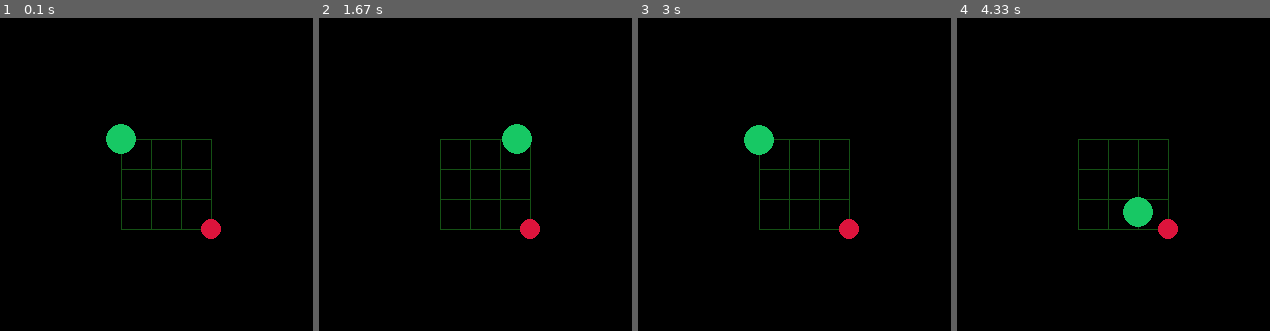
Above: before the commit, frames 1-4 (left to right).
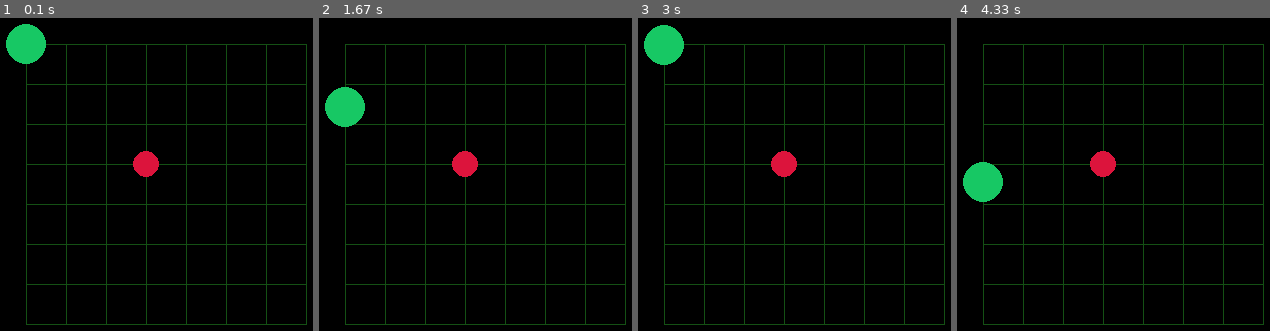
Above: after the commit, the same moments.

Repository: haruomaki/pyrein
Game: pygame game, started from snake_game/play.py
Two runs of this game, one before a commit and one after it. Both use one fixed random seed, a clock stepped at 60 frames per second and the inputs below.
Inputs:
- Up to frame 1 (0.1 s): no input
- Up to frame 2 (1.67 s): hold Right 0.33-0.8 s; hold Up 0.83-1.13 s; hold Right 1.17-1.63 s
- Up to frame 3 (3 s): hold Left 1.67-2.2 s; hold Down 2.23-2.53 s; hold Left 2.57-2.97 s
- Up to frame 4 (4.33 s): hold Up 3-3.37 s; hold Right 3.4-4.03 s; hold Down from 4.07 s (still down)

The runs differ from the first frame. In frame 1, 7.8% of the frame differs, in the area x 1-99%, y 1-99%; in frame 2, 7.8%; in frame 3, 7.8%, in the area x 1-99%, y 2-99%; in frame 4, 7.8%.

Commit message:
gym環境と学習コード追加

Diff:
--- a/snake_game/game.py
+++ b/snake_game/game.py
@@ -1,10 +1,14 @@
+"""
+snake_game/game.py
+"""
+
 from pygame import Vector2 as Vec2
 from dataclasses import dataclass
 from random import choice
 
-GRID_SIZE = 30
-GRID_WIDTH = 4
-GRID_HEIGHT = 4
+GRID_SIZE = 40
+GRID_WIDTH = 8
+GRID_HEIGHT = 8
 
 
 @dataclass
@@ -38,7 +42,7 @@
         or GRID_HEIGHT <= new_head.y
         or new_head in state.body[:-1]
     ):
-        print("ゲームオーバー！", len(state.body))
+        # print("ゲームオーバー！", len(state.body))
         return False
 
     # 移動先がエサであれば
@@ -54,7 +58,7 @@
         for b in state.body:
             cand.remove((b.x, b.y))
 
-        print("リンゴを食べました。")
+        # print("リンゴを食べました。")
         if len(cand) == 0:
             state.apple = None
         else:
--- /dev/null
+++ b/snake_game/gym_env.py
@@ -0,0 +1,107 @@
+"""
+snake_game/gym_env.py
+"""
+
+import gymnasium as gym
+import numpy as np
+from gymnasium import spaces
+from pygame import Vector2 as Vec2
+
+import snake_game.game as game
+
+
+class SnakeEnv(gym.Env):
+    metadata = {"render_modes": ["human", "rgb_array"], "render_fps": 10}
+
+    def __init__(self, render_mode=None):
+        super().__init__()
+        self.render_mode = render_mode
+
+        # 行動: 0=上, 1=下, 2=左, 3=右
+        self.action_space = spaces.Discrete(4)
+
+        # 観測: 3チャンネル (頭, 体, リンゴ) の HxW グリッド
+        self.observation_space = spaces.Box(
+            low=0,
+            high=1,
+            shape=(3, game.GRID_HEIGHT, game.GRID_WIDTH),
+            dtype=np.float32,
+        )
+
+        self.state: game.State = game.initialize()
+        self.done = False
+
+    # ---------- 観測変換 ----------
+    def _get_obs(self) -> np.ndarray:
+        # obs[0]頭の位置頭があるマスだけ 1、それ以外 0
+        # obs[1]体の位置体があるマスだけ 1、それ以外 0
+        # obs[2]リンゴの位置リンゴがあるマスだけ 1、それ以外 0
+        obs = np.zeros((3, game.GRID_HEIGHT, game.GRID_WIDTH), dtype=np.float32)
+
+        # 体（obs[1]）
+        for b in self.state.body:
+            obs[1, int(b.y), int(b.x)] = 1
+
+        # 頭（obs[0]）※体チャンネルからは頭の位置を消す
+        head = self.state.body[0]
+        obs[0, int(head.y), int(head.x)] = 1
+        obs[1, int(head.y), int(head.x)] = 0
+
+        # リンゴ（obs[2]）
+        if self.state.apple is not None:
+            obs[2, int(self.state.apple.y), int(self.state.apple.x)] = 1
+
+        return obs
+
+    def _get_info(self) -> dict:
+        return {"length": len(self.state.body)}
+
+    # ---------- Gym API ----------
+    def reset(self, *, seed=None, options=None):
+        super().reset(seed=seed)
+        self.state = game.initialize()
+        self.done = False
+        return self._get_obs(), self._get_info()
+
+    def step(self, action: int):
+        assert self.state is not None
+        prev_len = len(self.state.body)
+        prev_apple = self.state.apple
+
+        alive = game.simulate(self.state, int(action))
+
+        # 報酬設計
+        reward = 0.0
+        terminated = False
+        truncated = False
+
+        if not alive:
+            reward = -1.0
+            terminated = True
+        elif len(self.state.body) > prev_len:
+            reward = +1.0  # リンゴを食べた
+        else:
+            reward = -0.01  # 時間ペナルティ（任意）
+
+        # リンゴがなくなった = 全マス制覇
+        if self.state.apple is None:
+            terminated = True
+            reward = +2.0
+
+        obs = self._get_obs()
+        info = self._get_info()
+        return obs, reward, terminated, truncated, info
+
+    def render(self):
+        # 既存の render を流用したい場合は engine 側と連携が必要。
+        # ここではシンプルに print で可視化。
+        if self.render_mode == "human":
+            grid = [
+                ["." for _ in range(game.GRID_WIDTH)] for _ in range(game.GRID_HEIGHT)
+            ]
+            for i, b in enumerate(self.state.body):
+                grid[int(b.y)][int(b.x)] = "O" if i == 0 else "o"
+            if self.state.apple is not None:
+                grid[int(self.state.apple.y)][int(self.state.apple.x)] = "A"
+            print("\n".join("".join(row) for row in grid))
+            print()
--- a/snake_game/play.py
+++ b/snake_game/play.py
@@ -1,9 +1,14 @@
+"""
+snake_game/play.py
+"""
+
 import engine
 import snake_game.game as game
 import pygame
 from pygame import Vector2 as Vec2
 from engine.easing import ease_out
 import copy
+import random
 
 # 色の定義
 BACKGROUND = (15, 56, 15)
@@ -92,9 +97,22 @@
     return action
 
 
+def decide_random():
+    while engine.elapsed < dt:
+        yield
+
+    return random.randint(0, 3)
+
+
+# engine.run(
+#     game.simulate,
+#     decide,
+#     render,
+#     game.initialize,
+# )
 engine.run(
     game.simulate,
-    decide,
+    decide_random,
     render,
     game.initialize,
 )
--- /dev/null
+++ b/snake_game/train.py
@@ -0,0 +1,25 @@
+"""
+snake_game/train.py
+"""
+
+from stable_baselines3 import PPO
+from stable_baselines3.common.env_util import make_vec_env
+from snake_game.gym_env import SnakeEnv
+
+if __name__ == "__main__":
+    # 8つのゲーム環境を並列で同時に動かす（CPUコア数に合わせて 4〜8 程度がおすすめ）
+    env = make_vec_env(SnakeEnv, n_envs=8)
+
+    model = PPO(
+        "MlpPolicy",
+        env,
+        device="cpu",  # 小型モデルはCPUの方が圧倒的に高速
+        verbose=1,
+        learning_rate=0.0003,
+    )
+
+    print("爆速学習を開始します...")
+    model.learn(total_timesteps=200000)
+
+    model.save("snake_ppo_model")
+    print("モデルを保存しました！")
Not shown, changed: .gitignore
